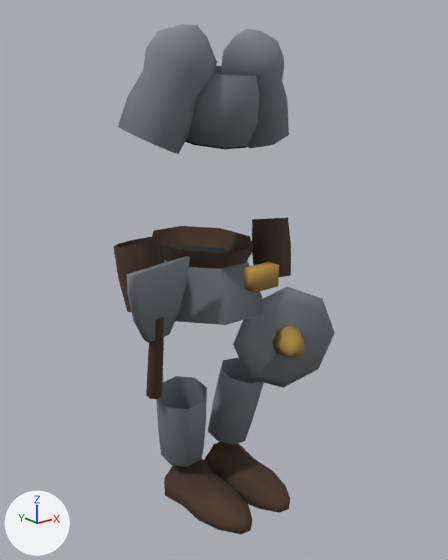
The glTF model public/assets/lab/goblin-kit.gltf: old version first, new version second.
Both versions are drawn from a 50 mm camera at (-0.696, -0.941, 0.952) aimed at (0.018, -0.048, 0.595). The lights are fixed; the arrows at lower left show +X, +Y and +Z. The picture after the commit comes second. Vertices at exactly the same position are counted once.
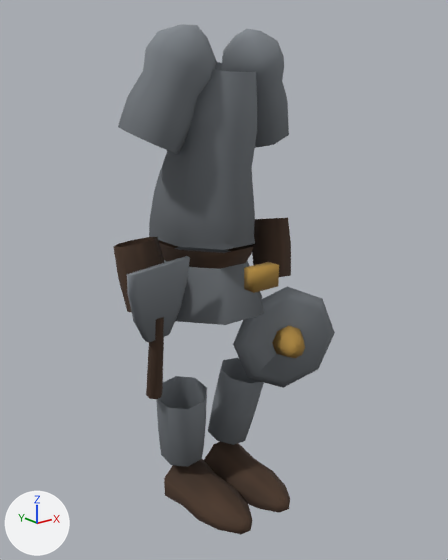
Boxes [x1, y1, x2, y2] around the edits, measured in the pictures (448 x 560 px):
part 1 of me_mesh_0, added
    after: [149, 62, 257, 250]
part 2 of me_mesh_0, deleted
    before: [185, 66, 259, 149]

Edits to the bpy script that builds the scene:
```text
Change me_mesh_0:
    used by ob_mesh; location = (0.0, 0.0, 0.0)
    remove me_mesh_0.from_pydata(...)  # 459 vertices, 748 faces; spans x -0.224..0.221, y -0.212..0.133, z 0.106..1.046
    add me_mesh_0.from_pydata(...)  # 483 vertices, 796 faces; spans x -0.224..0.221, y -0.212..0.133, z 0.106..1.046
    me_mesh_0 part 1: a new loose piece of 56 vertices spanning x -0.086..0.086, y -0.123..0.118, z 0.678..0.995, in mat_iron (picture img_image_0)
    me_mesh_0 part 2
    32 vertices are removed from x -0.074..0.074, y -0.128..0.042, z 0.849..0.989
    48 faces are deleted
```
